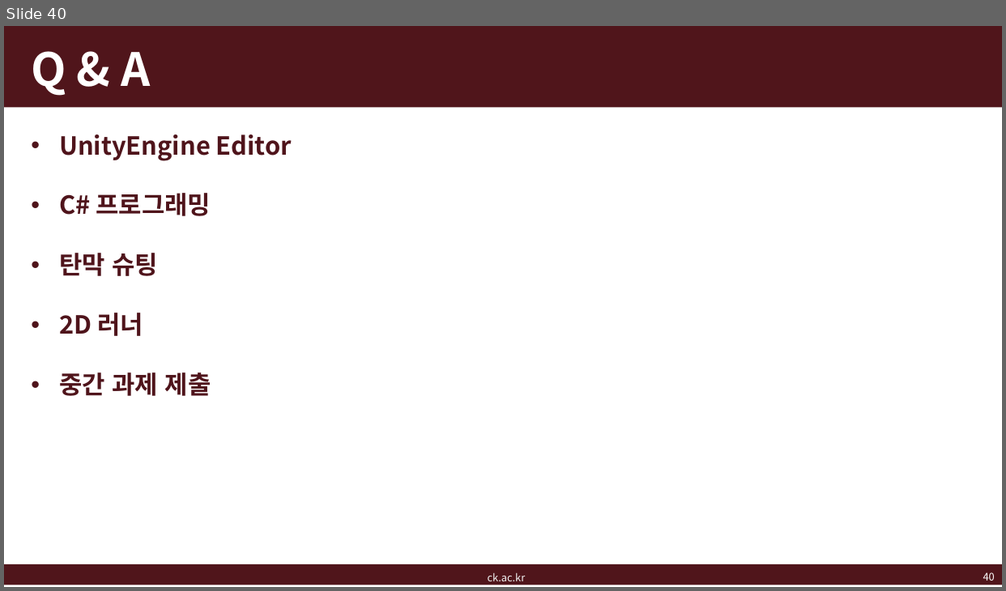
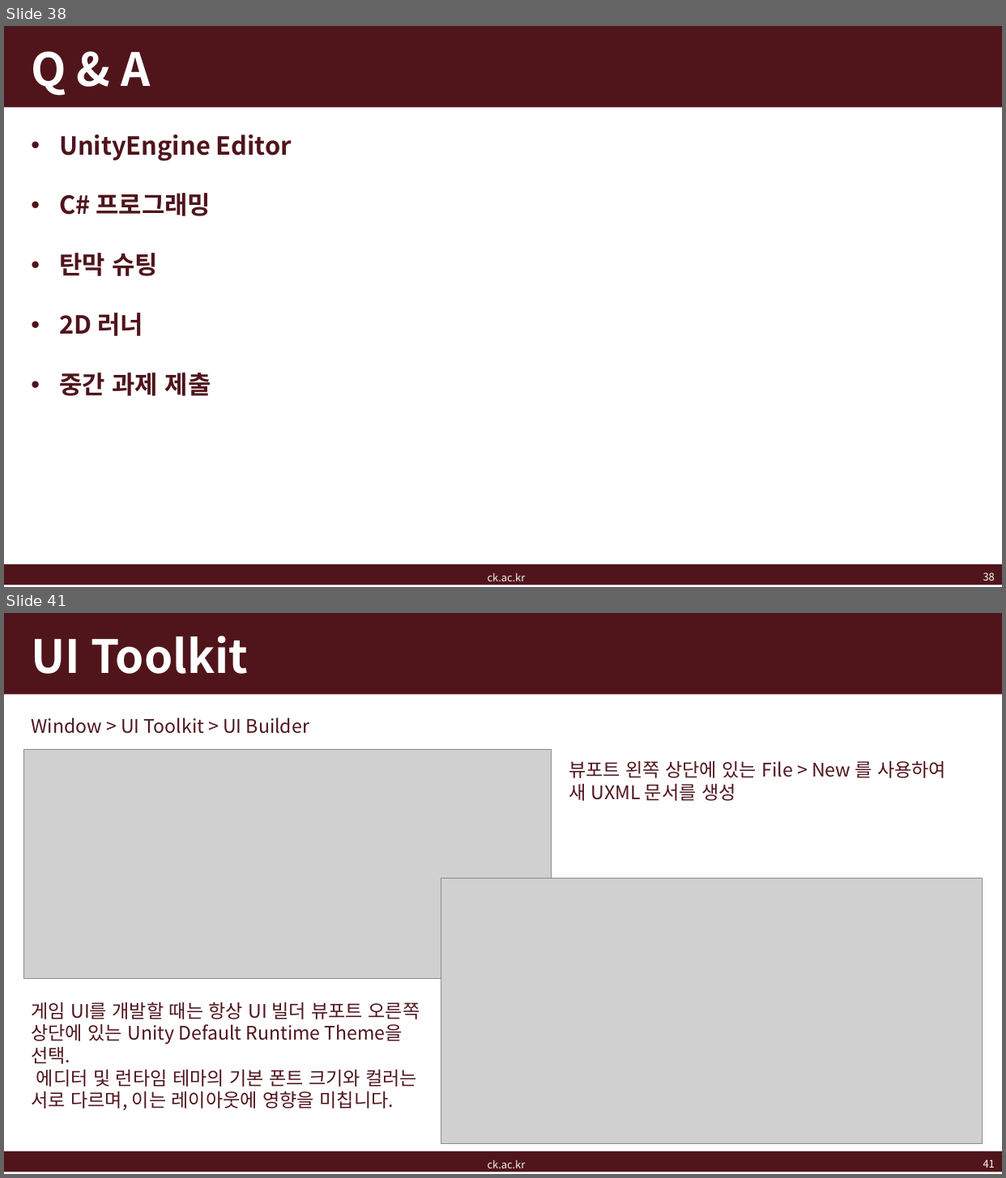
Before and after one commit to kj-ban/intermediate-game-engine-programming, a slide deck: doc/게임엔진프로그래밍응용_7주차.pptx. Shown one above the other, each under a label of ours: slide 40 before the commit, slides 38 and 41 after it; the slides between them are not shown. The pictures are 1006x591 and 1006x1178 pixels, drawn with LibreOffice and Linux fonts; fonts in the diff are those of the drawing; grey boxes stand for pictures; background and template pictures are left out. Boxes give left, top, right and bottom in pixels: in the first picture for what was removed or moved away, otherwise in the second. Text is boxed around its words. In the diff, an @@ line names an element or a change of style, - is before the commit and + after.

```diff
--- a/doc/게임엔진프로그래밍응용_7주차.pptx
+++ b/doc/게임엔진프로그래밍응용_7주차.pptx
@@ slide 41 added at (4,613,1002,1174), background #FFFFFF; not listed: 2 template elements that a slide beside it also shows @@
@@ title added at (31,636,248,674), 44 pt, text #FFFFFF, bold @@
+UI Toolkit
@@ text added at (31,717,309,734), 18 pt, text #4F141B @@
+Window > UI Toolkit > UI Builder
@@ picture added at (23,749,551,978) @@
@@ text added at (569,761,946,801), 18 pt, text #4F141B @@
+뷰포트 왼쪽 상단에 있는 File > New 를 사용하여 새 UXML 문서를 생성
@@ picture added at (441,878,982,1144) @@
@@ text added at (31,1002,420,1110), 18 pt, text #4F141B @@
+게임 UI를 개발할 때는 항상 UI 빌더 뷰포트 오른쪽 상단에 있는 Unity Default Runtime Theme을 선택.
+에디터 및 런타임 테마의 기본 폰트 크기와 컬러는 서로 다르며, 이는 레이아웃에 영향을 미칩니다.
@@ text added at (488,1161,526,1169), 10 pt, text #F2F2F2 @@
+ck.ac.kr
@@ page number added at (983,1160,995,1168), 10 pt, text #FFFFFF @@
+41
@@ what was slide 40 is now slide 38 @@
@@ page number at (983,573,995,581): text changed @@
-40
+38
```
Also in this commit, not shown: 5 slides changed, 40 other slides added, 4 slides removed, 48 other files.
